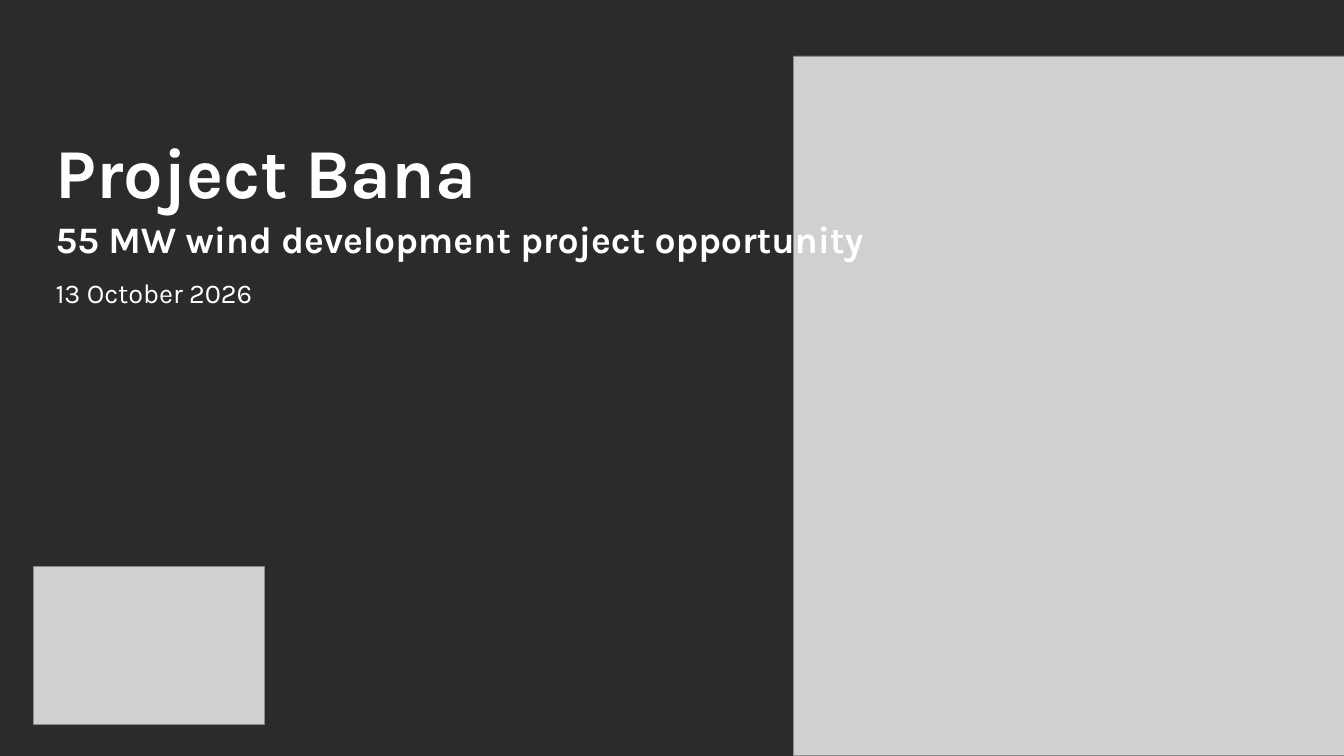
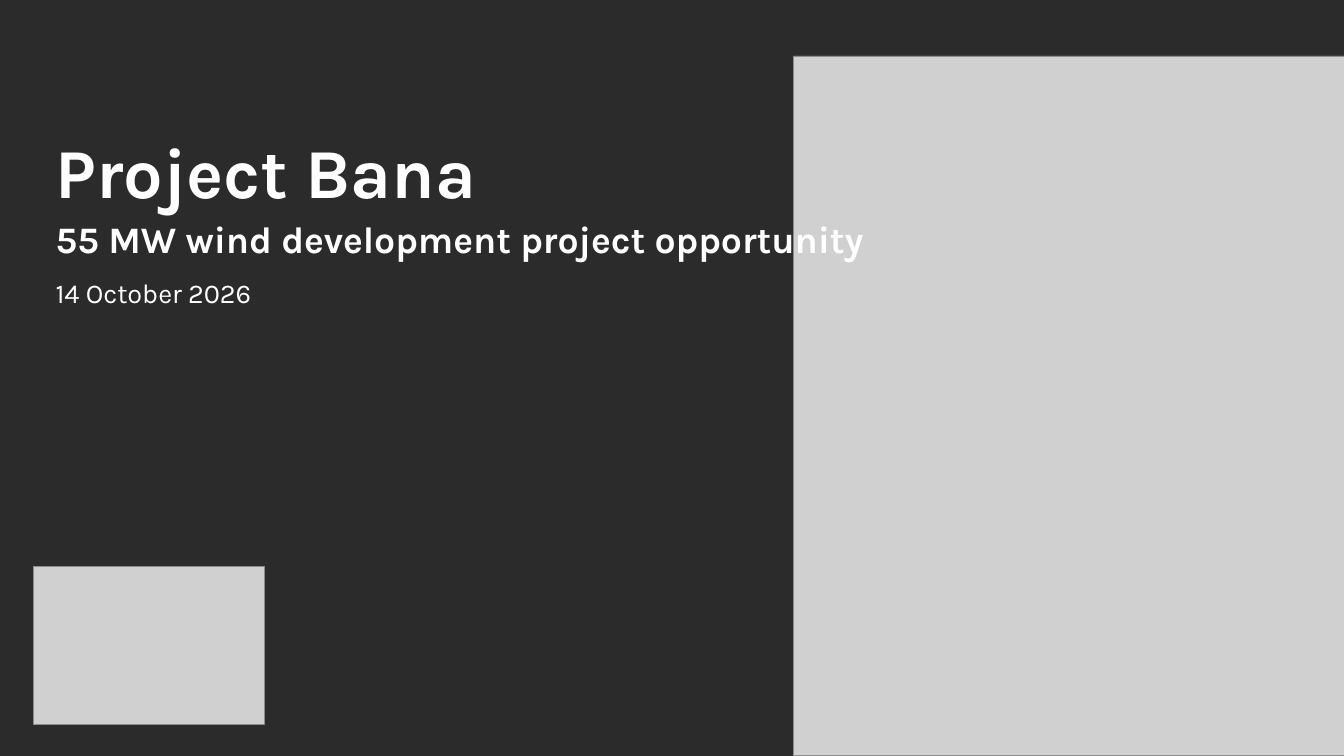
Before and after one commit to ZalanZad/FEP_modeller, a slide deck: slide 1 of projects/bana/out/Bana_IC.pptx. Drawn at 1344x756 pixels with LibreOffice and Linux fonts; fonts in the diff are those of the drawing; grey boxes stand for pictures; background and template pictures are left out; a plain dark background stands for a picture behind light text. Boxes give left, top, right and bottom in pixels: in the first picture for what was removed or moved away, otherwise in the second. Text is boxed around its words. In the diff, an @@ line names an element or a change of style, - is before the commit and + after.

```diff
--- a/projects/bana/out/Bana_IC.pptx
+++ b/projects/bana/out/Bana_IC.pptx
@@ text at <box>56,284,251,304</box>: text changed @@
-13 October 2026
+14 October 2026
```
Also in this commit, not shown: 6 other slides changed, 6 other files.
